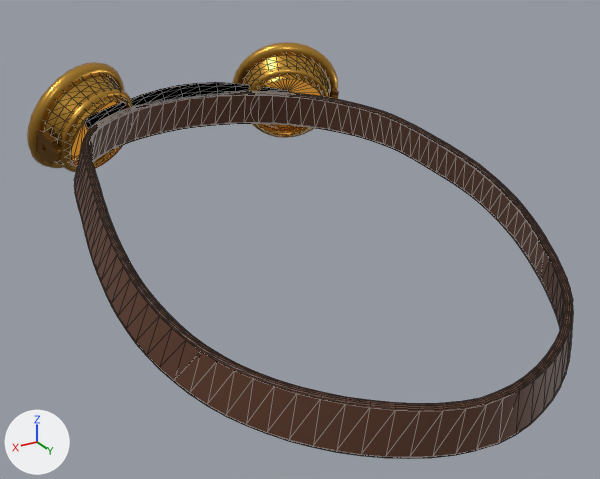
Before and after pictures for a commit that changed the glTF model public/avatar/items/goggles_brass.glb.
The view is the same before and after, from a 50 mm camera at (0.164, 0.277, 1.188) aimed at (0.003, 0.009, 1.054). The lights are fixed; the arrows at lower left show +X, +Y and +Z. The first picture is the older version. Mesh edges are drawn as thin lines on the coarser meshes. Vertices at exactly the same position are counted once.

Objects in the first picture: 'goggles_brass_cups', 'goggles_brass_gears', 'goggles_brass_lenses', 'goggles_brass_rims', 'goggles_brass_strap'.
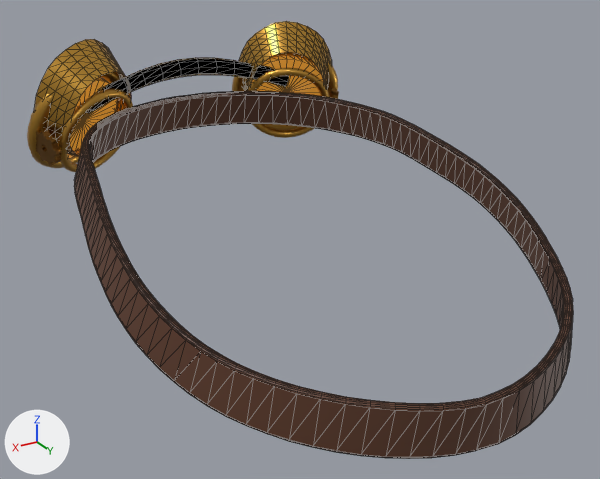
The newer file adds a shape key; the second version is drawn at full value of the shape key 'face_long' of 'goggles_brass_cups', and the change is written as the vertex moves it makes.

Location of each change, (x1, y1, x2, y2) in pixels of the pictures (600 x 479 px; the box of a moved part takes in the faces that stretch with it):
'goggles_brass_cups', reshaped (18% taller): before (42, 54, 330, 169); after (34, 21, 332, 157)
part 1 of me_goggles_brass_cups, moved or reshaped: before (85, 82, 289, 130); after (87, 58, 289, 114)
part 2 of me_goggles_brass_cups, moved or reshaped: before (42, 75, 133, 169); after (34, 39, 131, 157)
part 3 of me_goggles_brass_cups, moved or reshaped: before (242, 54, 330, 137); after (239, 21, 332, 91)
'goggles_brass_lenses', unchanged, uncovered by the edit: before (71, 79, 321, 158); after (68, 56, 324, 159)

The change, as a diff of the scene's bpy script:
```diff
--- a/public/avatar/items/goggles_brass.glb.py
+++ b/public/avatar/items/goggles_brass.glb.py
@@ me_goggles_brass_cups @@
 # used by ob_goggles_brass_cups; location = (0.0, 0.0, 0.0)
-me_goggles_brass_cups.from_pydata(...)  # 432 vertices, 736 faces; spans x -0.079..0.079, y -0.119..-0.08, z 1.062..1.109
+me_goggles_brass_cups.from_pydata(...)  # 432 vertices, 736 faces; spans x -0.079..0.079, y -0.119..-0.08, z 1.068..1.123
+# me_goggles_brass_cups part 1: the loose piece of 96 vertices spanning x -0.054..0.055, y -0.107..-0.096, z 1.08..1.095 is scaled about its middle by (1, 1, 1.27), then moved by (0.0, 0.0, 0.01)
+# me_goggles_brass_cups part 2: 168 of 432 vertices moved; they spanned x 0.032..0.079, y -0.119..-0.08, z 1.062..1.109 and now span x 0.032..0.079, y -0.119..-0.08, z 1.068..1.123; mean shift (0.0, 0.0, 0.009); largest move (0.051, -0.093, 1.107) -> (0.051, -0.093, 1.12)
+# me_goggles_brass_cups part 3: 168 of 432 vertices moved; they spanned x -0.079..-0.032, y -0.119..-0.08, z 1.062..1.109 and now span x -0.079..-0.032, y -0.119..-0.08, z 1.068..1.123; mean shift (0.0, 0.0, 0.009); largest move (-0.05, -0.093, 1.107) -> (-0.05, -0.093, 1.12)
 me_goggles_brass_cups.materials.append(mat_brass)
```
